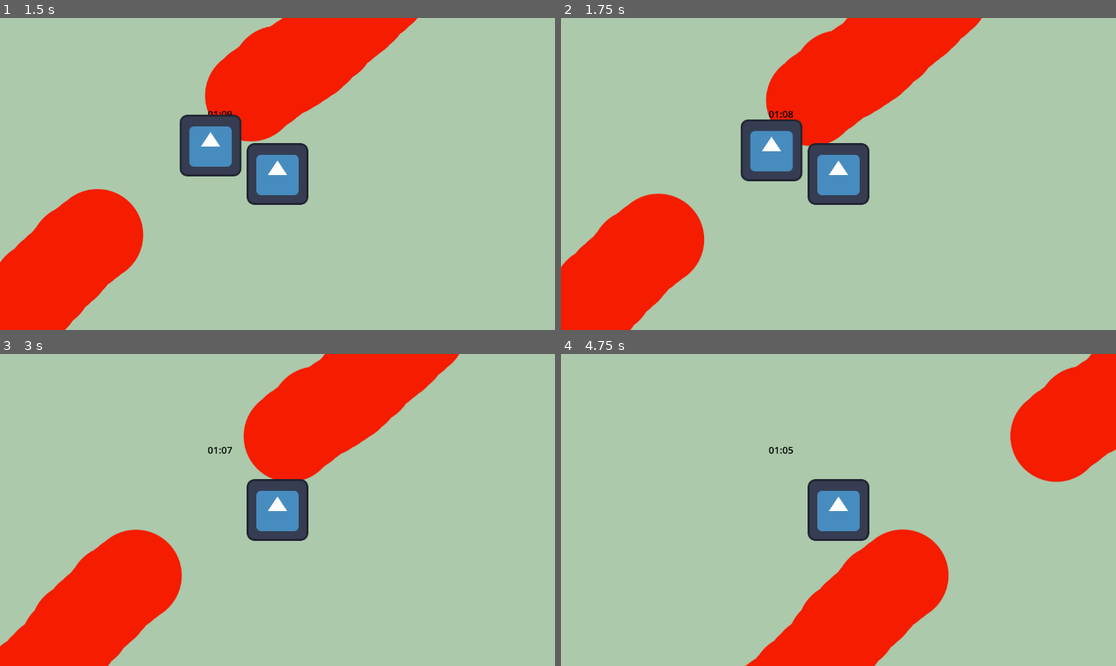
Above: before the commit, frames 1-4 (two rows, left to right).
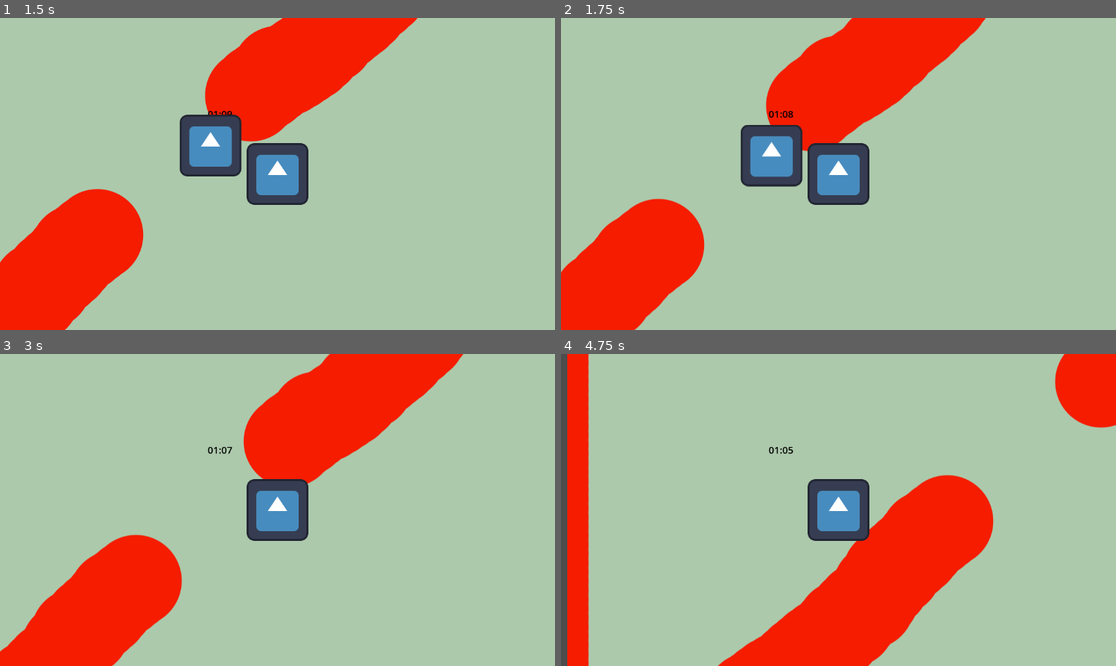
Above: after the commit, the same moments.

Repository: Laroustine/Global-GameJam_2024
Game: Godot game, scene res://menu/menu.tscn
The game is run twice, just before and just after one commit, with the same random seed, the same clock (stepped at 60 frames per second) and the same inputs. The engine's default icon, where the game draws it, is replaced by a stand-in: a white triangle on a blue panel in a dark square.
Inputs:
- Up to frame 1 (1.5 s): click "PLAY" at 0.5 s; tap Enter (ui_accept) at 1.25 s; hold Up (ui_up) from 1.28 s (still down)
- Up to frame 2 (1.75 s): keep holding Up (ui_up); tap Enter (ui_accept) at 1.52 s
- Up to frame 3 (3 s): tap Enter (ui_accept) at 2, 2.27, 2.75 s; release Up (ui_up) at 2.78 s; hold Left (ui_left) from 2.78 s (still down)
- Up to frame 4 (4.75 s): tap Enter (ui_accept) at 3.77, 4.52 s; release Left (ui_left) at 4.28 s; hold Down (ui_down) from 4.28 s (still down)

Frame 1 is identical in both runs. In frame 2, 2.6% of the frame differs, in the area x 0-77%, y 0-100%; in frame 3, 1.8%; in frame 4, 14%, in the area x 0-100%, y 0-100%.

Commit message:
[ADD] New map and updated collisions

Diff:
--- a/map/map_1.tscn
+++ b/map/map_1.tscn
@@ -16,8 +16,13 @@
 [sub_resource type="RectangleShape2D" id="RectangleShape2D_oiqhc"]
 size = Vector2(80, 2048)
 
-[sub_resource type="RectangleShape2D" id="RectangleShape2D_fkyg8"]
-size = Vector2(180, 900)
+[sub_resource type="CapsuleShape2D" id="CapsuleShape2D_8yirs"]
+radius = 86.2292
+height = 933.584
+
+[sub_resource type="CapsuleShape2D" id="CapsuleShape2D_f3q1g"]
+radius = 83.4386
+height = 805.217
 
 [node name="Map1" type="Node2D"]
 
@@ -44,11 +49,11 @@
 shape = SubResource("RectangleShape2D_oiqhc")
 
 [node name="North" type="CollisionShape2D" parent="StaticBody2D"]
-position = Vector2(376, -396)
-rotation = 0.785398
-shape = SubResource("RectangleShape2D_fkyg8")
+position = Vector2(358, -385)
+rotation = 0.767945
+shape = SubResource("CapsuleShape2D_8yirs")
 
 [node name="South" type="CollisionShape2D" parent="StaticBody2D"]
 position = Vector2(-466, 402)
-rotation = 0.785398
-shape = SubResource("RectangleShape2D_fkyg8")
+rotation = 0.829031
+shape = SubResource("CapsuleShape2D_f3q1g")
--- /dev/null
+++ b/map/map_2.tscn
@@ -0,0 +1,106 @@
+[gd_scene load_steps=15 format=3 uid="uid://b45y26yaodfcw"]
+
+[ext_resource type="Texture2D" uid="uid://bajnwb6qhigd6" path="res://texture/map/image.png" id="1_w1xkh"]
+
+[sub_resource type="PhysicsMaterial" id="PhysicsMaterial_qp2eg"]
+
+[sub_resource type="RectangleShape2D" id="RectangleShape2D_vt4ro"]
+size = Vector2(2048, 80)
+
+[sub_resource type="RectangleShape2D" id="RectangleShape2D_0rgas"]
+size = Vector2(2048, 34)
+
+[sub_resource type="RectangleShape2D" id="RectangleShape2D_y04jd"]
+size = Vector2(78, 2048)
+
+[sub_resource type="RectangleShape2D" id="RectangleShape2D_oiqhc"]
+size = Vector2(26, 2048)
+
+[sub_resource type="RectangleShape2D" id="RectangleShape2D_57n17"]
+size = Vector2(399, 379)
+
+[sub_resource type="RectangleShape2D" id="RectangleShape2D_vyb5j"]
+size = Vector2(469, 205)
+
+[sub_resource type="CapsuleShape2D" id="CapsuleShape2D_1pqn7"]
+radius = 100.0
+height = 642.98
+
+[sub_resource type="CapsuleShape2D" id="CapsuleShape2D_76l43"]
+radius = 83.2166
+height = 508.843
+
+[sub_resource type="CapsuleShape2D" id="CapsuleShape2D_1s0jp"]
+radius = 173.578
+height = 431.242
+
+[sub_resource type="CapsuleShape2D" id="CapsuleShape2D_fmbrr"]
+radius = 158.189
+height = 596.931
+
+[sub_resource type="RectangleShape2D" id="RectangleShape2D_1b1gk"]
+size = Vector2(1016, 225.5)
+
+[sub_resource type="RectangleShape2D" id="RectangleShape2D_fqxjt"]
+size = Vector2(581, 346.75)
+
+[node name="Map1" type="Node2D"]
+
+[node name="MAP" type="Sprite2D" parent="."]
+scale = Vector2(2, 2)
+texture = ExtResource("1_w1xkh")
+
+[node name="StaticBody2D" type="StaticBody2D" parent="."]
+physics_material_override = SubResource("PhysicsMaterial_qp2eg")
+
+[node name="Top" type="CollisionShape2D" parent="StaticBody2D"]
+position = Vector2(0, -985)
+shape = SubResource("RectangleShape2D_vt4ro")
+
+[node name="Bot" type="CollisionShape2D" parent="StaticBody2D"]
+position = Vector2(0, 1008)
+shape = SubResource("RectangleShape2D_0rgas")
+
+[node name="Right" type="CollisionShape2D" parent="StaticBody2D"]
+position = Vector2(986, 0)
+shape = SubResource("RectangleShape2D_y04jd")
+
+[node name="Left" type="CollisionShape2D" parent="StaticBody2D"]
+position = Vector2(-1012, 0)
+shape = SubResource("RectangleShape2D_oiqhc")
+
+[node name="TL" type="CollisionShape2D" parent="StaticBody2D"]
+position = Vector2(-798.5, -752.5)
+shape = SubResource("RectangleShape2D_57n17")
+
+[node name="TL2" type="CollisionShape2D" parent="StaticBody2D"]
+position = Vector2(-384.5, -844.5)
+shape = SubResource("RectangleShape2D_vyb5j")
+
+[node name="TL3" type="CollisionShape2D" parent="StaticBody2D"]
+position = Vector2(654, -912)
+rotation = 1.5708
+shape = SubResource("CapsuleShape2D_1pqn7")
+
+[node name="TL4" type="CollisionShape2D" parent="StaticBody2D"]
+position = Vector2(324, -276)
+rotation = 1.21475
+shape = SubResource("CapsuleShape2D_76l43")
+
+[node name="TL5" type="CollisionShape2D" parent="StaticBody2D"]
+position = Vector2(-127, 174)
+rotation = 0.760964
+shape = SubResource("CapsuleShape2D_1s0jp")
+
+[node name="TL6" type="CollisionShape2D" parent="StaticBody2D"]
+position = Vector2(-742, 553)
+rotation = 0.966912
+shape = SubResource("CapsuleShape2D_fmbrr")
+
+[node name="TL7" type="CollisionShape2D" parent="StaticBody2D"]
+position = Vector2(528, 917.75)
+shape = SubResource("RectangleShape2D_1b1gk")
+
+[node name="TL8" type="CollisionShape2D" parent="StaticBody2D"]
+position = Vector2(780, 719)
+shape = SubResource("RectangleShape2D_fqxjt")
Not shown: 1 places in map/map_1.tscn that only renumber resources
